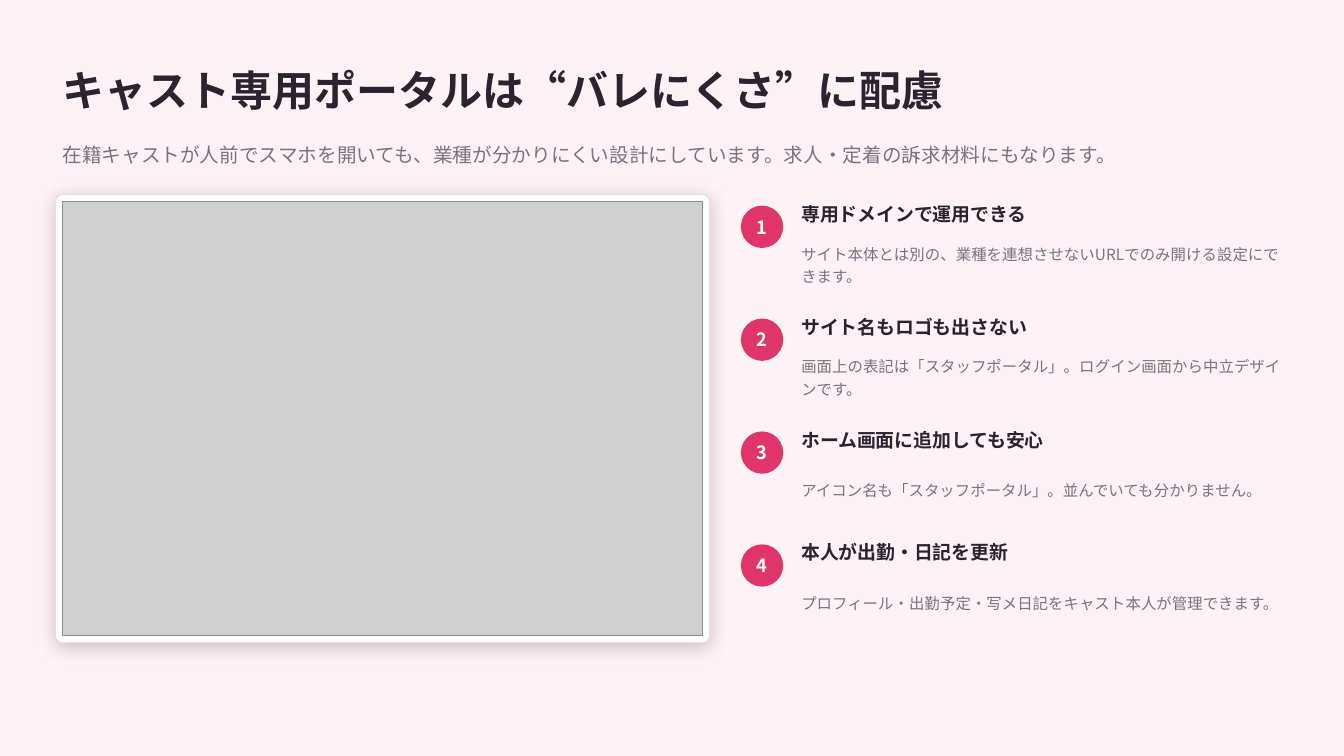
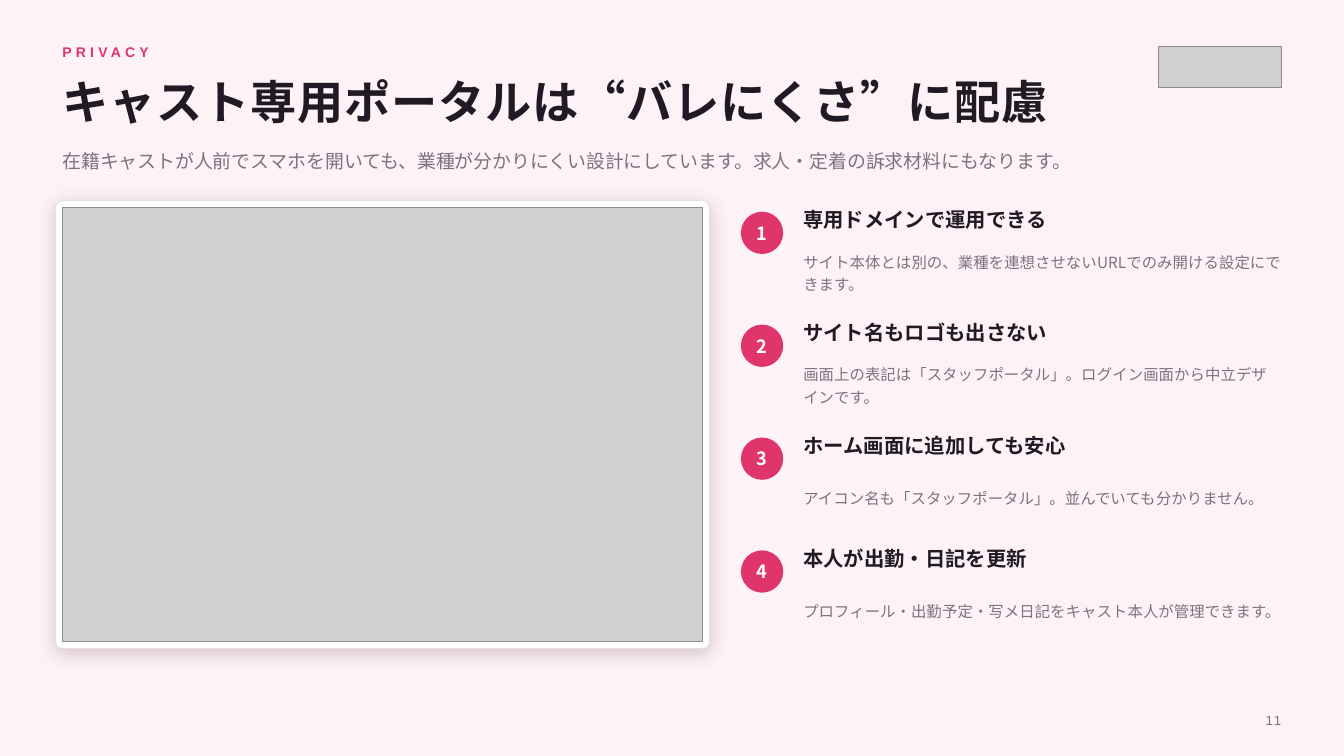
Before and after one commit to kanabun-git/ume, a slide deck: slide 11 of docs/fuzokuzero_sales_deck.pptx. Drawn at 1344x756 pixels with LibreOffice and Linux fonts; fonts in the diff are those of the drawing; grey boxes stand for pictures. Boxes give left, top, right and bottom in pixels: in the first picture for what was removed or moved away, otherwise in the second. Text is boxed around its words. In the diff, an @@ line names an element or a change of style, - is before the commit and + after.

```diff
--- a/docs/fuzokuzero_sales_deck.pptx
+++ b/docs/fuzokuzero_sales_deck.pptx
@@ background #FDF2F6 to #FDF3F7 @@
@@ text added at [63, 40, 970, 65], 10 pt, text #E0356B, bold @@
+PRIVACY
@@ picture added at [1158, 46, 1281, 88] @@
@@ text "キャスト専用ポータルは“バレにくさ”に配慮": place and size @@
-text "キャスト専用ポータルは“バレにくさ”に配慮" at [62, 69, 943, 111]
+text "キャスト専用ポータルは“バレにくさ”に配慮" at [62, 79, 1047, 124]
@@ text "キャスト専用ポータルは“バレにくさ”に配慮" at [62, 79, 1047, 124]: size 30 to 33 pt, text colour #2B2430 to #1F1A24, letter spacing 0 to 0.6 pt @@
@@ 5 texts: place and size @@
-5 texts at [62, 145, 1280, 610]
+5 texts at [62, 152, 1281, 618]
@@ text "在籍キャストが人前でスマホを開いても、業種が分かりにくい設計にしています。求人・定着の訴求材料にもなります。" at [62, 152, 1071, 170]: size 14 to 13.5 pt; line spacing 1 to 1.2; vertical alignment middle to top @@
@@ 4 texts, 4 ellipses, 1 picture, 1 rounded rectangle: place and size @@
-4 texts, 4 ellipses, 1 picture, 1 rounded rectangle at [55, 195, 783, 643]
+4 texts, 4 ellipses, 1 picture, 1 rounded rectangle at [55, 201, 783, 649]
@@ rounded rectangle at [55, 201, 710, 649]: outline #EDDCE4 0.75 pt to #EBDDE4 0.75 pt; shadow changed @@
@@ size 13.5 to 14.5 pt, text colour #2B2430 to #1F1A24 in 4 elements at [803, 209, 1047, 229], [803, 322, 1047, 342], [803, 435, 1065, 455], [803, 548, 1027, 568] @@
@@ text added at [1266, 716, 1282, 725], 9.5 pt, text #7C7280 @@
+11
```
Also in this commit, not shown: 13 other slides changed, 8 other files.
